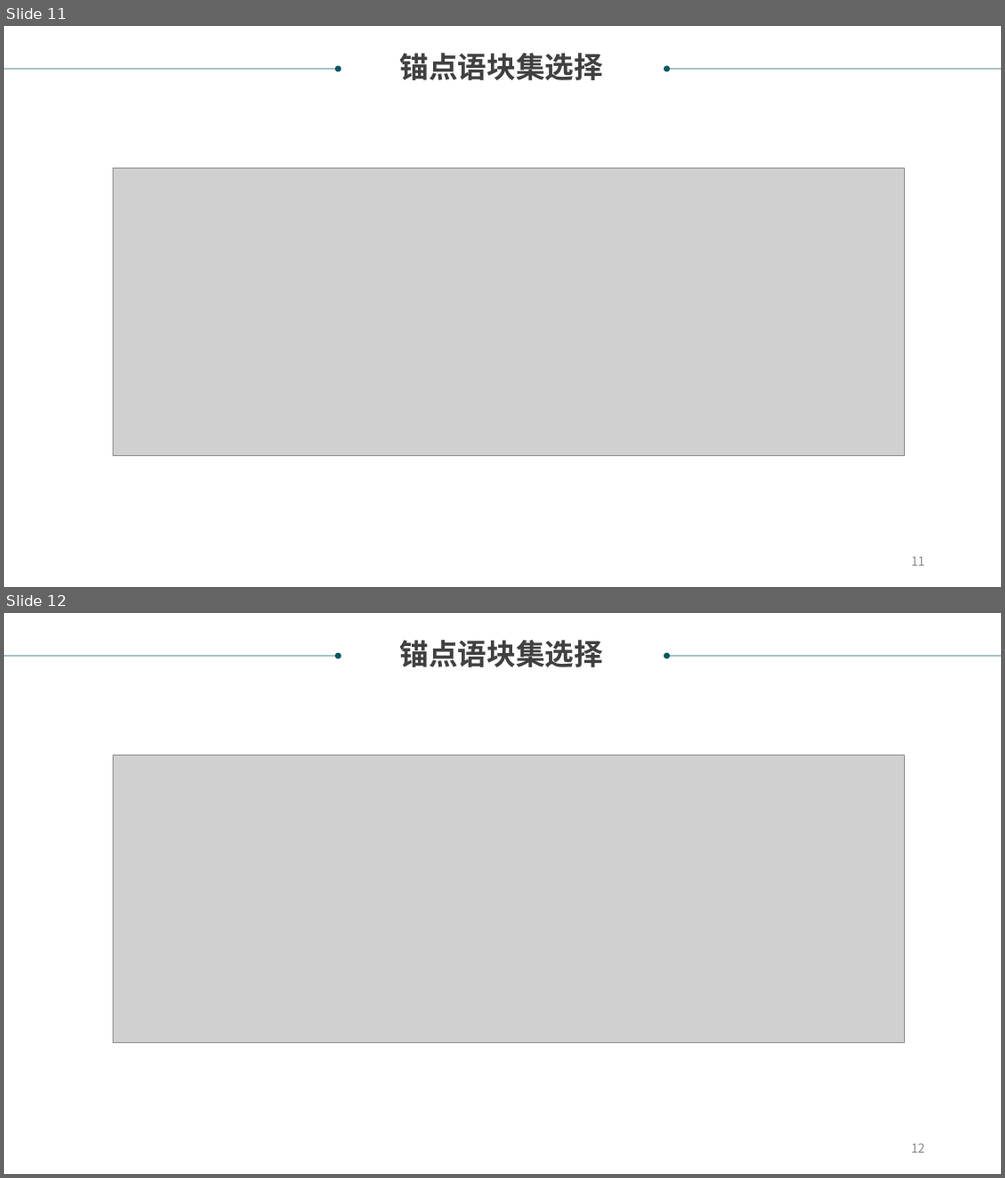
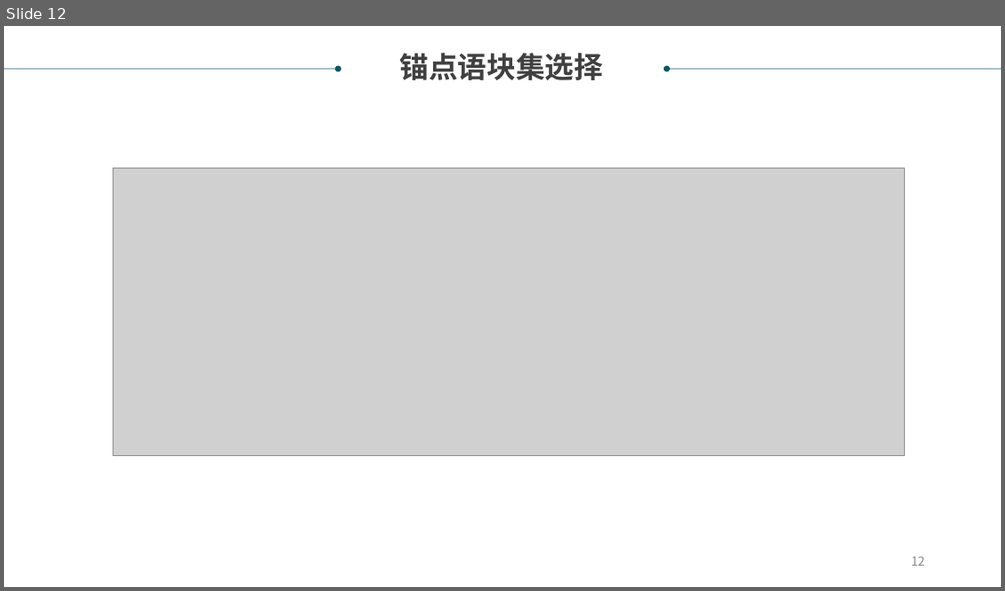
Before and after one commit to xiabo0816/PatTransErrorDetect, a slide deck: 翻译锚点识别项目.ppt. Shown one above the other, each under a label of ours: slides 11 and 12 before the commit, slide 12 after it. The pictures are 1005x1178 and 1005x591 pixels, drawn with LibreOffice and Linux fonts; fonts in the diff are those of the drawing; grey boxes stand for pictures. Boxes give left, top, right and bottom in pixels: in the first picture for what was removed or moved away, otherwise in the second. Text is boxed around its words. In the diff, an @@ line names an element or a change of style, - is before the commit and + after.

```diff
--- a/翻译锚点识别项目.ppt
+++ b/翻译锚点识别项目.ppt
@@ slide 11 removed at (4, 26, 1001, 587), background #FFFFFF @@
@@ arrow removed from (4, 69) to (338, 69) @@
@@ text removed at (400, 53, 603, 80) @@
-锚点语块集选择
@@ arrow removed from (1000, 69) to (666, 69) @@
@@ picture removed at (113, 168, 904, 455) @@
@@ page number removed at (911, 556, 924, 565) @@
-11
```
Also in this commit, not shown: 1 slide changed, 9 slides added, 4 other files.
